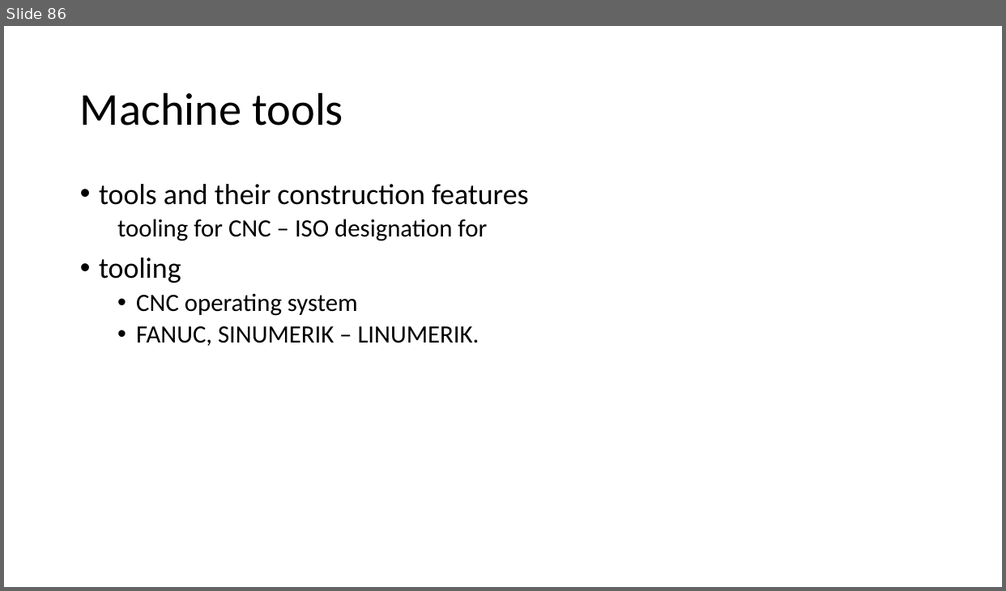
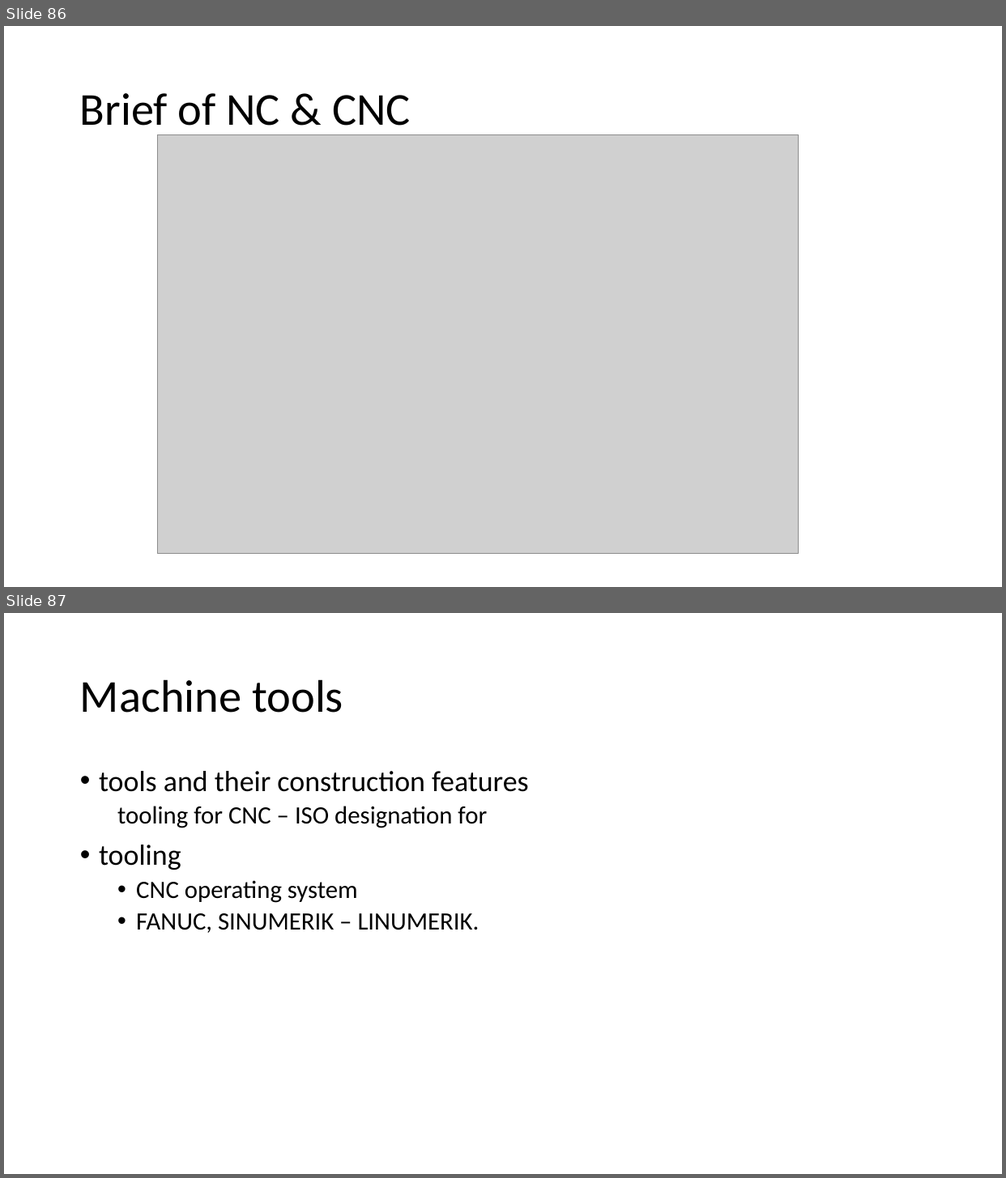
Before and after one commit to Jinny-Ching/cad_cam_course, a slide deck: CAD_CAM.pptx. Shown one above the other, each under a label of ours: slide 86 before the commit, slides 86 and 87 after it. The pictures are 1006x591 and 1006x1178 pixels, drawn with LibreOffice and Linux fonts; fonts in the diff are those of the drawing; grey boxes stand for pictures. Boxes give left, top, right and bottom in pixels: in the first picture for what was removed or moved away, otherwise in the second. Text is boxed around its words. In the diff, an @@ line names an element or a change of style, - is before the commit and + after.

```diff
--- a/CAD_CAM.pptx
+++ b/CAD_CAM.pptx
@@ slide 86 added at (4, 26, 1002, 587), background #FFFFFF @@
@@ title added at (80, 93, 411, 135), 44 pt, text #000000 @@
+Brief of NC & CNC
@@ picture added at (157, 135, 799, 554) @@
@@ what was slide 86 is now slide 87 @@
```
Also in this commit, not shown: 3 slides changed.
